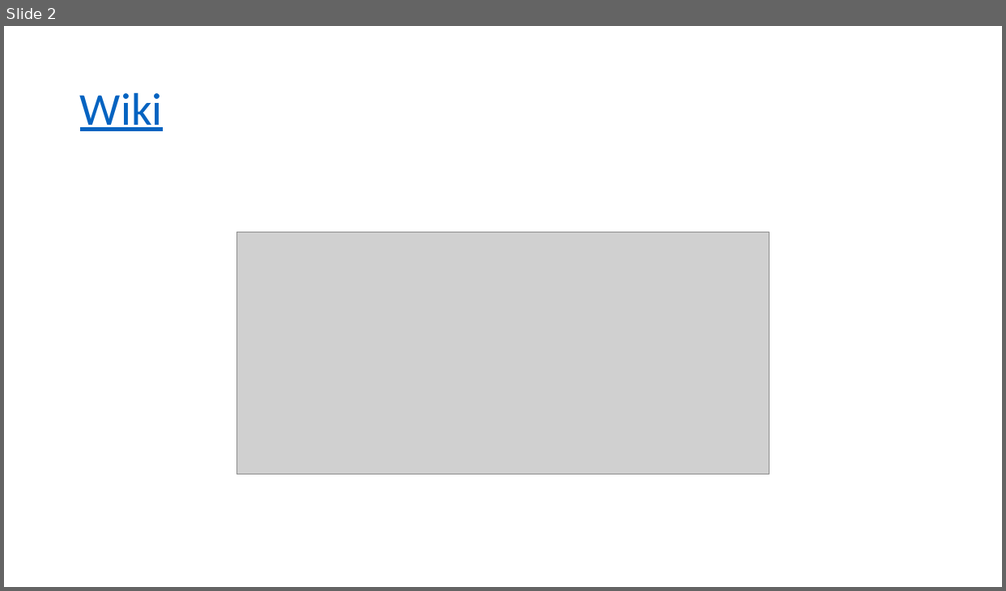
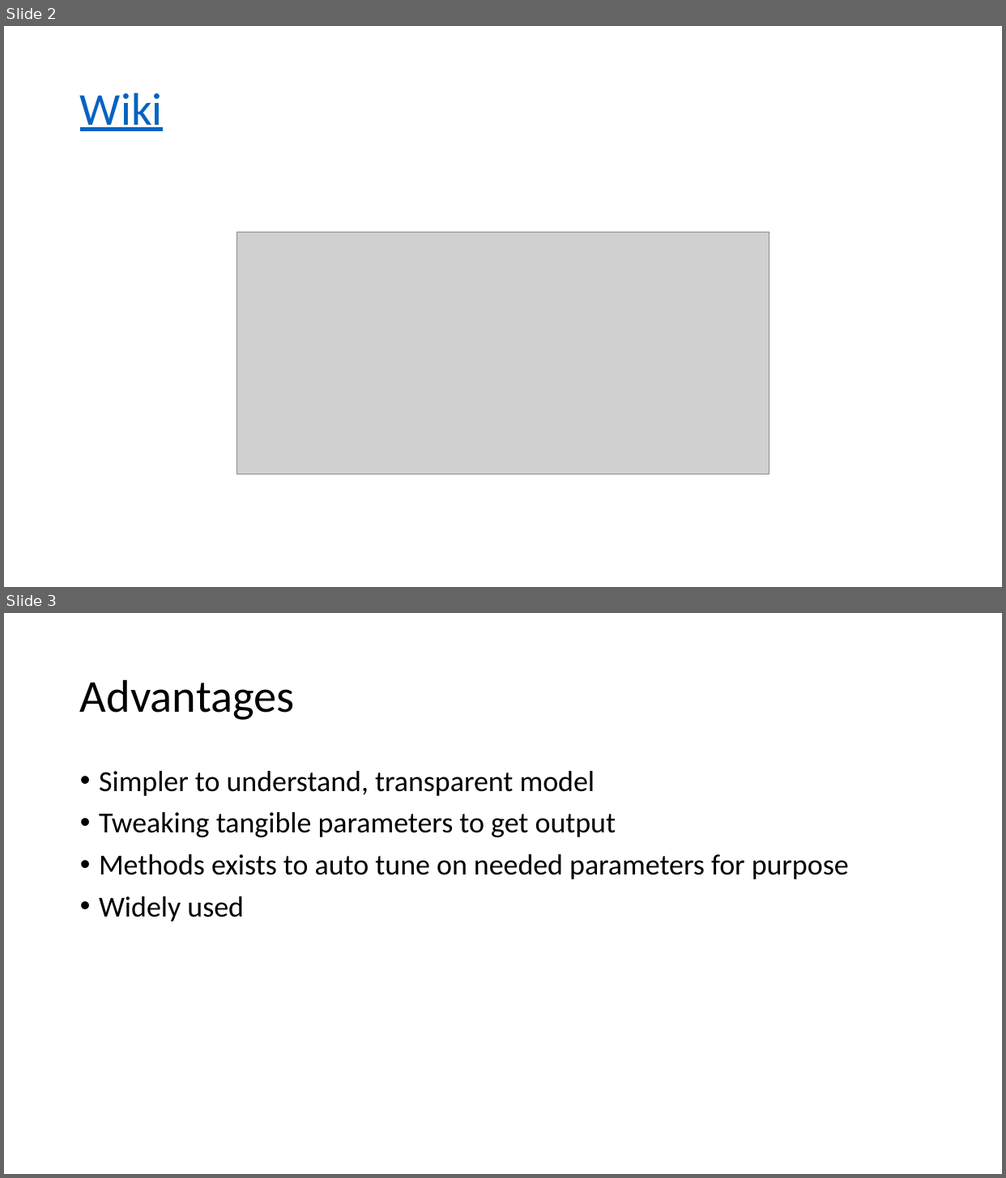
Before and after one commit to devssh/svm, a slide deck: SVM.pptx. Shown one above the other, each under a label of ours: slide 2 before the commit, slides 2 and 3 after it. The pictures are 1006x591 and 1006x1178 pixels, drawn with LibreOffice and Linux fonts; fonts in the diff are those of the drawing; grey boxes stand for pictures. Boxes give left, top, right and bottom in pixels: in the first picture for what was removed or moved away, otherwise in the second. Text is boxed around its words. In the diff, an @@ line names an element or a change of style, - is before the commit and + after.

```diff
--- a/SVM.pptx
+++ b/SVM.pptx
@@ slide 3 added at (4,613,1002,1174), background #FFFFFF @@
@@ title added at (80,679,295,720), 44 pt, text #000000 @@
+Advantages
@@ text added at (99,771,849,922), 28 pt, text #000000 @@
+• Simpler to understand, transparent model
+• Tweaking tangible parameters to get output
+• Methods exists to auto tune on needed parameters for purpose
+• Widely used
```
Also in this commit, not shown: 5 slides changed, 1 other slide added, 2 other files.
